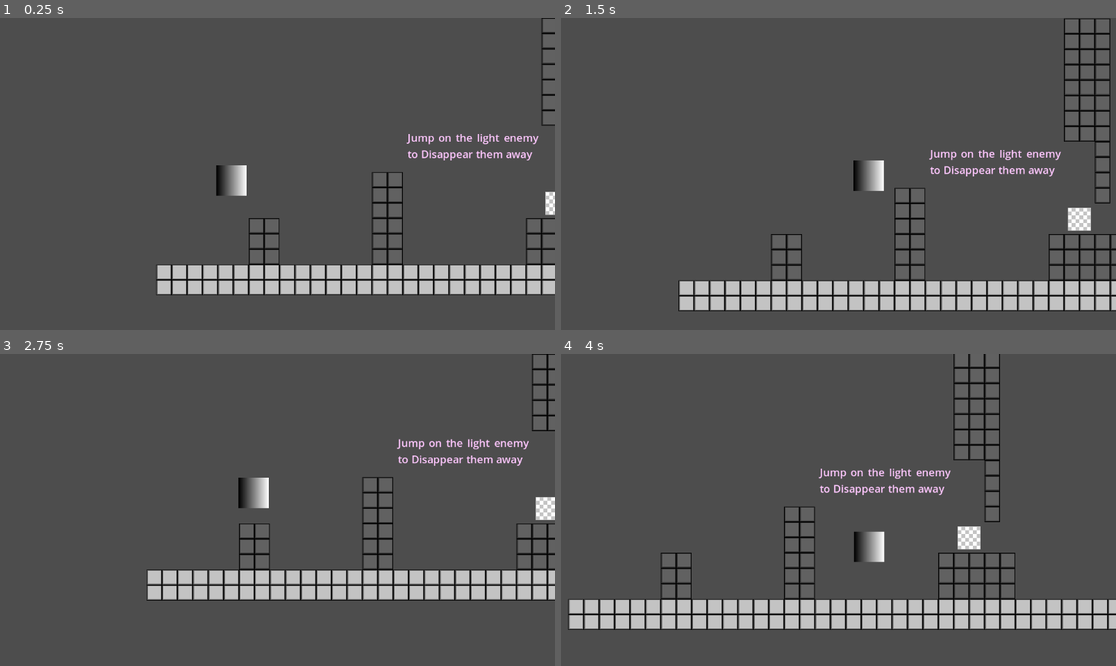
Above: before the commit, frames 1-4 (two rows, left to right).
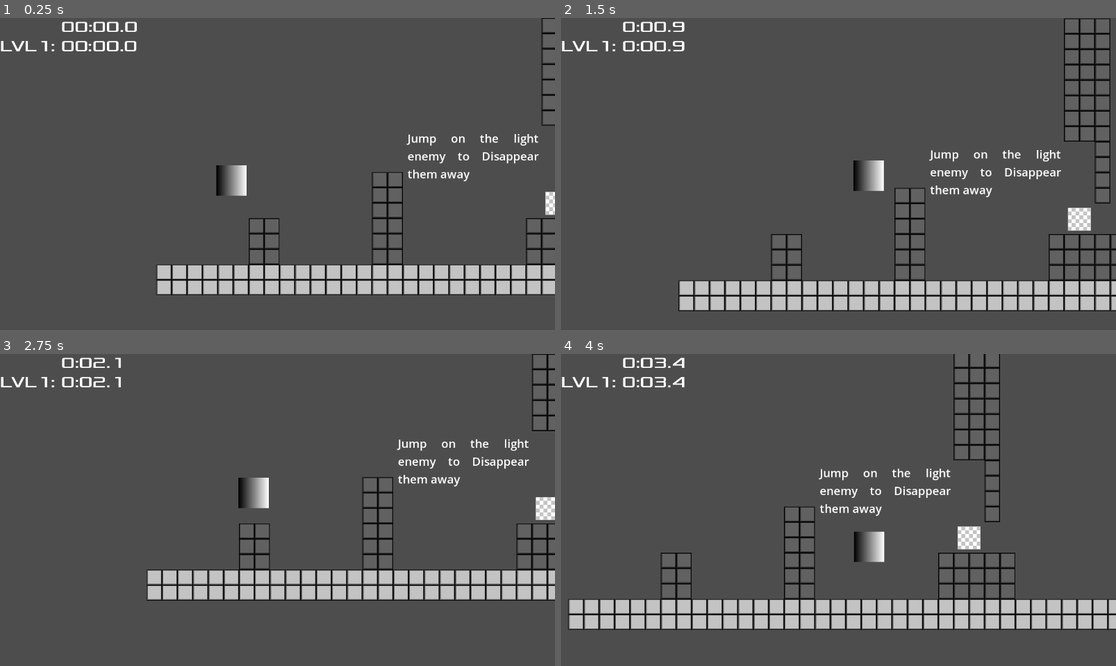
Above: after the commit, the same moments.

Repository: return-misaPuding/swatch-platformer
Game: Godot game, scene res://new_main.tscn
The game is run twice, just before and just after one commit, with the same random seed, the same clock (stepped at 60 frames per second) and the same inputs.
Inputs:
- Up to frame 1 (0.25 s): no input
- Up to frame 2 (1.5 s): tap Enter at 0.5 s; hold Right (ui_right) from 0.53 s (still down); tap W (jump) at 0.6, 0.77, 1.07 s; tap Alt at 1.35 s
- Up to frame 3 (2.75 s): tap W (jump) at 1.52, 1.55, 1.82, 2.3 s; release Right (ui_right) at 2.03 s; hold Left (ui_left) from 2.03 s (still down); tap Shift at 2.1 s
- Up to frame 4 (4 s): release Left (ui_left) at 2.78 s; hold Right (ui_right) from 2.78 s (still down); tap W (jump) at 2.85, 3.02, 3.32, 3.77, 3.8 s; tap Alt at 3.6 s

The runs differ from the first frame. In frame 1, 1.5% of the frame differs, in the area x 0-98%, y 1-53%; in frame 2, 1.4%; in frame 3, 1.4%; in frame 4, 1.4%.

Commit message:
added a HUD with timers for the current level and the entire run

Diff:
--- /dev/null
+++ b/HUD.tres
@@ -0,0 +1,7 @@
+[gd_resource type="LabelSettings" load_steps=2 format=3 uid="uid://y871gnlrx4vk"]
+
+[ext_resource type="FontFile" uid="uid://b2cxh82lr1lmb" path="res://Xolonium-Regular.ttf" id="1_61r0m"]
+
+[resource]
+font = ExtResource("1_61r0m")
+font_size = 32
--- /dev/null
+++ b/HUD.tscn
@@ -0,0 +1,21 @@
+[gd_scene load_steps=3 format=3 uid="uid://dvpb1unh17h3m"]
+
+[ext_resource type="Script" uid="uid://pcu0nanyscq5" path="res://hud.gd" id="1_efote"]
+[ext_resource type="LabelSettings" uid="uid://y871gnlrx4vk" path="res://HUD.tres" id="1_k5de2"]
+
+[node name="CanvasLayer" type="CanvasLayer"]
+script = ExtResource("1_efote")
+
+[node name="GlobalTime" type="Label" parent="."]
+offset_left = 127.0
+offset_right = 285.0
+offset_bottom = 37.0
+text = "00:00.0"
+label_settings = ExtResource("1_k5de2")
+
+[node name="LvlTime" type="Label" parent="."]
+offset_top = 40.0
+offset_right = 285.0
+offset_bottom = 77.0
+text = "LVL1: 00:00.0"
+label_settings = ExtResource("1_k5de2")
--- /dev/null
+++ b/hud.gd
@@ -0,0 +1,29 @@
+extends CanvasLayer
+
+
+# Called when the node enters the scene tree for the first time.
+func _ready() -> void:
+	pass # Replace with function body.
+
+
+# Called every frame. 'delta' is the elapsed time since the previous frame.
+func _process(_delta: float) -> void:
+	pass
+
+
+func _on_player_display_time(lvl: Array, full: Array,current_lvl_number: int) -> void:
+	#print("timer signal received "+str(lvl))
+	var pad_lvl_sec = str(lvl[1])
+	var pad_lvl_min = str(lvl[0])
+	var pad_g_sec = str(full[1]) # g is global time
+	var pad_g_min = str(full[0])
+	if len(pad_lvl_sec) < 2:
+		pad_lvl_sec = "0"+pad_lvl_sec
+	if len(pad_lvl_min) < 1: # i do not expect playtimes to go over 10 minutes
+		pad_lvl_min = "0"+pad_lvl_min # no need to fix the padding for that case
+	if len(pad_g_sec) < 2:
+		pad_g_sec = "0"+pad_g_sec
+	if len(pad_g_min) < 1:
+		pad_g_min = "0"+pad_g_min
+	$LvlTime.text = "LVL"+str(current_lvl_number)+": "+pad_lvl_min+":"+pad_lvl_sec+"."+str(lvl[2])
+	$GlobalTime.text =  pad_g_min+":"+pad_g_sec+"."+str(full[2])
--- a/label.tres
+++ b/label.tres
@@ -1,5 +1,5 @@
 [gd_resource type="LabelSettings" format=3 uid="uid://cqkk6qdhdnxxn"]
 
 [resource]
-font_size = 22
-font_color = Color(1, 0.78431374, 1, 1)
+font_size = 24
+outline_color = Color(0.17254902, 0.17254902, 0.17254902, 1)
--- a/lvl4.tscn
+++ b/lvl4.tscn
@@ -38,6 +38,7 @@
 position = Vector2(1409, 228)
 
 [node name="Label" type="Label" parent="."]
+z_index = -5
 offset_left = 1020.0
 offset_top = -99.0
 offset_right = 1201.0
--- a/lvl_manager.gd
+++ b/lvl_manager.gd
@@ -38,7 +38,7 @@
 	player = current_scene.get_tree().get_nodes_in_group("playergroup")[0]
 	if spawn and player:
 		player.global_position = spawn.global_position
-		player.ckpt_set()
+		player.ckpt_set(current_level)
 	else:
 		print("no exist? :(")
 		print(player)
--- a/new_main.tscn
+++ b/new_main.tscn
@@ -1,7 +1,8 @@
-[gd_scene load_steps=17 format=3 uid="uid://dil7raqsxdn1s"]
+[gd_scene load_steps=18 format=3 uid="uid://dil7raqsxdn1s"]
 
 [ext_resource type="Script" uid="uid://brltw0m1gyax4" path="res://player.gd" id="1_4yy1f"]
 [ext_resource type="Script" uid="uid://sn6ujv73up73" path="res://lvl_manager.gd" id="3_2ss5u"]
+[ext_resource type="PackedScene" uid="uid://dvpb1unh17h3m" path="res://HUD.tscn" id="3_ckrgq"]
 
 [sub_resource type="Gradient" id="Gradient_7mycd"]
 colors = PackedColorArray(0, 0, 0, 1, 0.7529412, 0.3529412, 0.3529412, 1)
@@ -99,12 +100,19 @@
 [node name="CollisionShape2D" type="CollisionShape2D" parent="Player/BounceBox"]
 shape = SubResource("RectangleShape2D_2ss5u")
 
+[node name="Timer" type="Timer" parent="Player"]
+wait_time = 0.1
+
 [node name="LvlManager" type="Node2D" parent="."]
 script = ExtResource("3_2ss5u")
 
+[node name="CanvasLayer" parent="." instance=ExtResource("3_ckrgq")]
+
+[connection signal="display_time" from="Player" to="CanvasLayer" method="_on_player_display_time"]
 [connection signal="skip_to_level" from="Player" to="LvlManager" method="_on_player_skip_to_level"]
 [connection signal="area_entered" from="Player/Hitbox" to="Player" method="_on_hitbox_area_entered"]
 [connection signal="body_entered" from="Player/Hitbox" to="Player" method="_on_hitbox_body_entered"]
 [connection signal="body_entered" from="Player/HazardBox" to="Player" method="_on_hazardbox_entered"]
 [connection signal="body_entered" from="Player/BounceBox" to="Player" method="_on_bouncebox_entered"]
+[connection signal="timeout" from="Player/Timer" to="Player" method="_on_timer_timeout"]
 [connection signal="player_null_velocity" from="LvlManager" to="Player" method="_on_null_velocity"]
--- a/player.gd
+++ b/player.gd
@@ -1,5 +1,6 @@
 extends CharacterBody2D
 signal skip_to_level(lvl: int)
+signal display_time(lvl: Array[int],full: Array[int],current_lvl_num: int)
 @export var red_sprite: Texture2D
 @export var yellow_sprite: Texture2D
 @export var blue_sprite: Texture2D
@@ -23,6 +24,7 @@
 const COLOR_STOP = 4
 var color_counter = 1
 var first_frame = true
+var timer_started = false
 var hitbox_disabled = false
 var rel: Transform2D
 var rel_vec: Vector2
@@ -43,18 +45,30 @@
 var ckpt_last = 0
 var ckpt_pos = null
 var listed_ckpt: Array = []
-
-func ckpt_set():
+var death_this_lvl: int = 0
+var death_this_ckpt: int = 0
+var time_min: int = 0
+var time_sec: int = 0
+var time_dec: int = 0 #one tenth of a second
+var full_time_base: int = 0
+var full_time_dec: int = 0
+var full_time_sec: int = 0
+var full_time_min: int = 0
+var current_lvl_stored: int = 1
+func ckpt_set(lvl = current_lvl_stored): #this is just "on new level entered by now"
 	await get_tree().process_frame
+	current_lvl_stored = lvl
 	ckpt_pos = temp_death(false)
 	ckpt_last = 0
 	listed_ckpt = list_in_group()
 	debug_last_skipped_ckpt = 0
+	time_min = 0
+	time_sec = 0
+	time_dec = 0
 
 func _ready():
-	await get_tree().process_frame #game crashes without this. get your act together godot
-	ckpt_pos = temp_death(false) #this just returns the spawn.global_position
-	listed_ckpt = list_in_group()
+	await get_tree().process_frame #game crashes without this ???
+	ckpt_set()
 	print("Ready (Player One)")
 
 func debug_print_child(par: Node2D,recurse:bool=false):
@@ -138,7 +152,6 @@
 		temp_death()
 	else:
 		print("enemy "+str(_body.name)+" mask "+str(_body.collision_mask)+" layer "+str(_body.collision_layer)+" matches my mask "+str(collision_mask)+" layer "+str(collision_layer))
-
 func _physics_process(delta: float) -> void:
 	if first_frame:
 		pass
@@ -158,6 +171,9 @@
 	if Input.is_action_just_pressed("jump") and (is_on_floor() or double_jump > 0):
 		velocity.y = JUMP_VELOCITY
 		double_jump -= 1
+		if !timer_started:
+			timer_started = true
+			$Timer.start()
 	if Input.is_action_just_pressed("color_forward"):
 		if color_counter >= COLOR_STOP:
 			color_counter = 1 #overflow behavior
@@ -212,6 +228,9 @@
 	var direction := Input.get_axis("ui_left", "ui_right")
 	if direction:
 		velocity.x = direction * SPEED
+		if !timer_started:
+			timer_started = true
+			$Timer.start()
 	else:
 		velocity.x = move_toward(velocity.x, 0, SPEED*0.2)
 	velocity.x += schedule_vel_x
@@ -257,6 +276,7 @@
 	if area.is_in_group("ckpt"):
 		ckpt_pos = area.global_position
 		ckpt_last = area.ckpt_id
+		death_this_ckpt = 0
 		area.queue_free()
 
 func _on_hazardbox_entered(body: Node2D):
@@ -266,3 +286,24 @@
 	print("bouncebox enter "+body.name)
 	if body.name == "TileMapLayer":
 		velocity.y += JUMP_VELOCITY*1.65
+
+
+func _on_timer_timeout() -> void:
+	#print("timer tick")
+	time_dec += 1
+	full_time_base += 1
+	full_time_dec += 1
+	if time_dec > 9:
+		time_dec = 0
+		time_sec += 1
+	if full_time_dec > 9:
+		full_time_dec = 0
+		full_time_sec += 1
+	if time_sec > 59:
+		time_sec = 0
+		time_min += 1
+	if full_time_sec > 59:
+		full_time_sec = 0
+		full_time_min += 1
+	display_time.emit([time_min,time_sec,time_dec],
+	[full_time_min,full_time_sec,full_time_dec],current_lvl_stored)
Binary file added: Xolonium-Regular.ttf
Not shown, added: Xolonium-Regular.ttf.import
Not shown, added: hud.gd.uid
